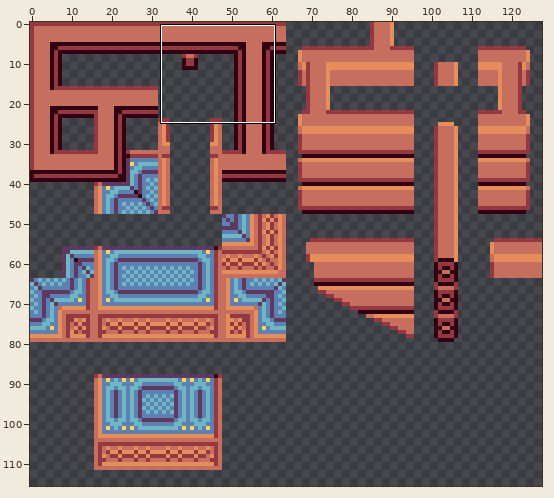
Two states of a sprite sheet, assets/sprites/tilesets/autumn/tileset_room_walls.png. The first picture is a wide view before the edit; the outline marks the close-up.
Close-up. First the earlier version:
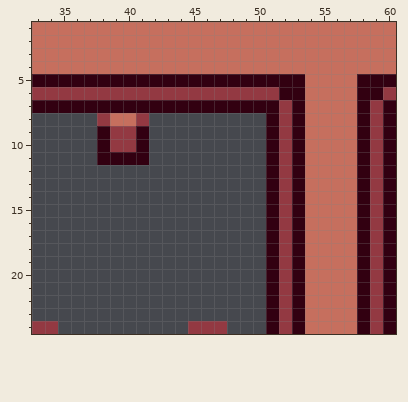
The file is 128x128 pixels. Pixels under 10% opacity are left out. Colours within 5 levels of each other are drawn and written as one. Shown: x 33..60, y 1..24. The wide view leaves out empty margins.
After the commit:
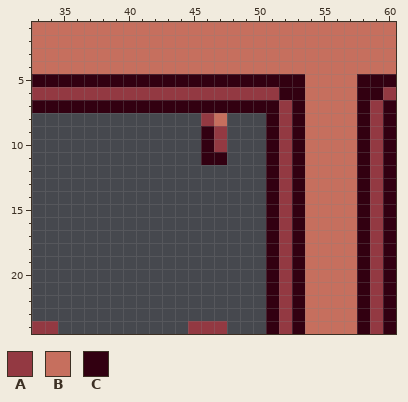
Palette (. is transparent): A #933942  B #c66f5e  C #320011
From old to new:
@@ x 36..49 @@
  7 CCCCCCCCCCCCCC
- 8 ..ABBA........
- 9 ..CAAC........
-10 ..CAAC........
-11 ..CCCC........
+ 8 ..........AB..
+ 9 ..........CA..
+10 ..........CA..
+11 ..........CC..
 12 ..............
Where, in picture pixels (left, top, right, bottom), the same in both close-ups:
erased: (97, 113, 149, 165)
added: (201, 113, 227, 165)
